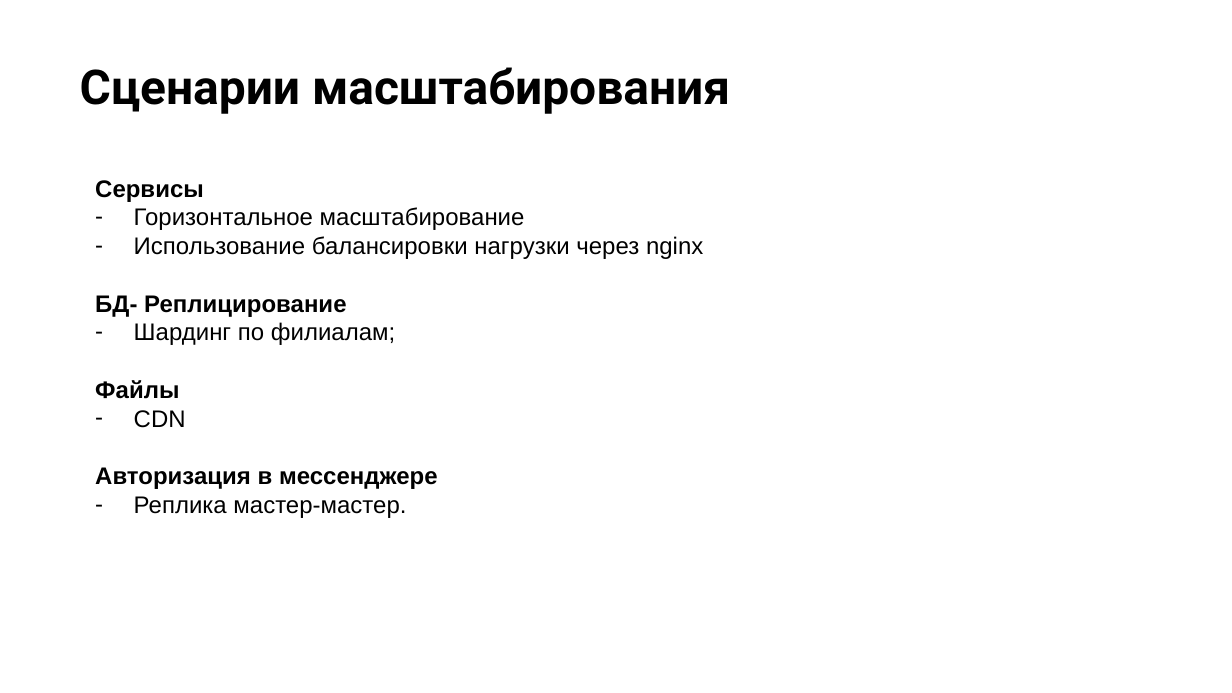
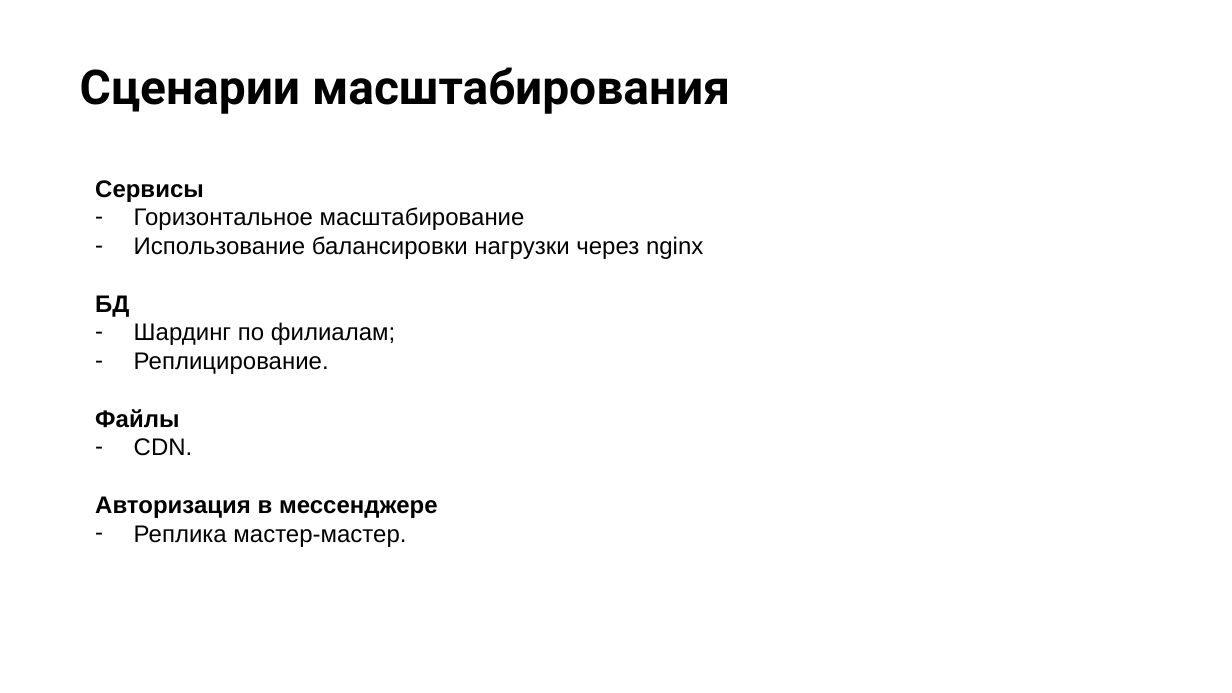
Before and after one commit to pillhunt/Otus-highload-architect, a slide deck: slide 17 of Итоговый проект.pptx. Drawn at 1232x693 pixels with LibreOffice and Linux fonts; fonts in the diff are those of the drawing; background and template pictures are left out. Boxes give left, top, right and bottom in pixels: in the first picture for what was removed or moved away, otherwise in the second. Text is boxed around its words. In the diff, an @@ line names an element or a change of style, - is before the commit and + after.

Commit message:
Исправление в разделе масштабирование

```diff
--- a/Итоговый проект.pptx
+++ b/Итоговый проект.pptx
@@ text at [95, 295, 129, 317]: text changed @@
-БД- Реплицирование
+БД
@@ text at [134, 352, 329, 374]: paragraph added @@
+– Реплицирование.
@@ text at [134, 438, 193, 456]: text changed @@
-– CDN
+– CDN.
```
